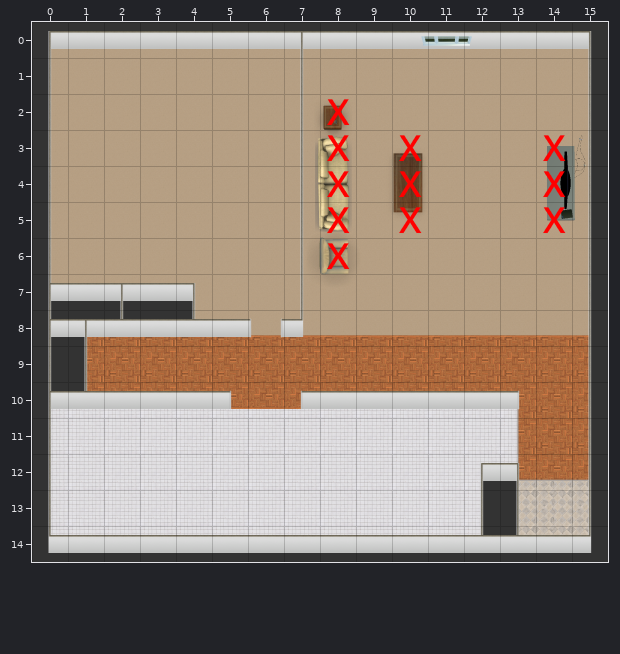
A Tiled map (JSON) gets an edit: ColonCase/ColonCaseGame/resources/campaigns/colon-case/levels/house-investigator.json. That is the earlier state.
Cells are 128x128 px. Shown: x 0..15, y 0..14.
The same view after the edit:
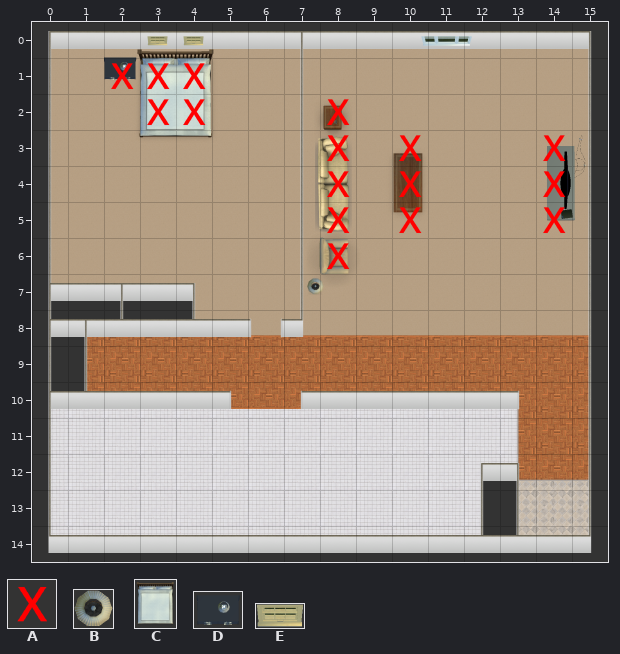
Key: from "sprite-images": A 2 "hidden-wall-128", B 8 "lamp-standing", C 9 "bed-queen-woodframe", D 10 "bedsite-cabinet-with-lam", E 11 "window-single-lightwood-".
_ is an empty cell.
Objects are placed by their top-left corner, in cells (3,4 is the top-left corner of cell 3,4); size is 1x1 cell unless given.
What changed:
Layer "Sprites - On Floor":
A new object: D "bedsite-cabinet-with-lam" at 1.9,0.9 size 1x0.8.
A new object: C "bed-queen-woodframe" at 2.8,0.6 size 2.3x2.8.
A new object: B "lamp-standing" at 7.6,7.1 size 0.5x0.5.
Layer "Hidden Walls":
Tile A now appears in row 1 at x 2 to 4; in row 2 at x 3 to 4.
Layer "Sprites - On Wall":
A new object: E "window-single-lightwood-" at 3.2,0.4 size 0.6x0.3.
A new object: E "window-single-lightwood-" at 4.2,0.4 size 0.6x0.3.
